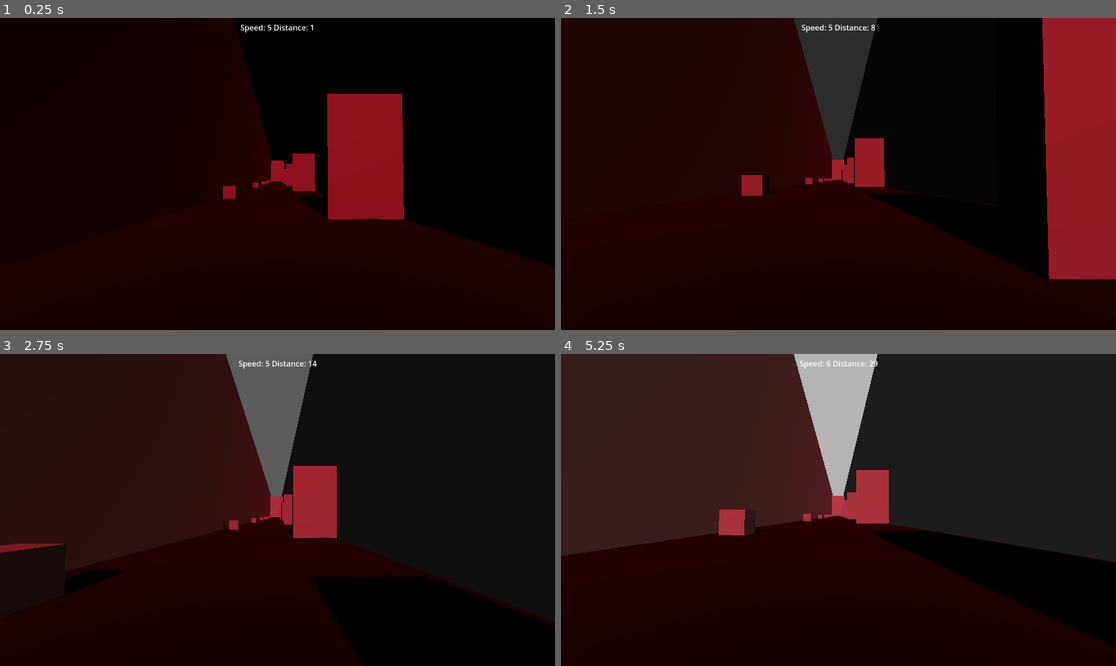
Above: before the commit, frames 1-4 (two rows, left to right).
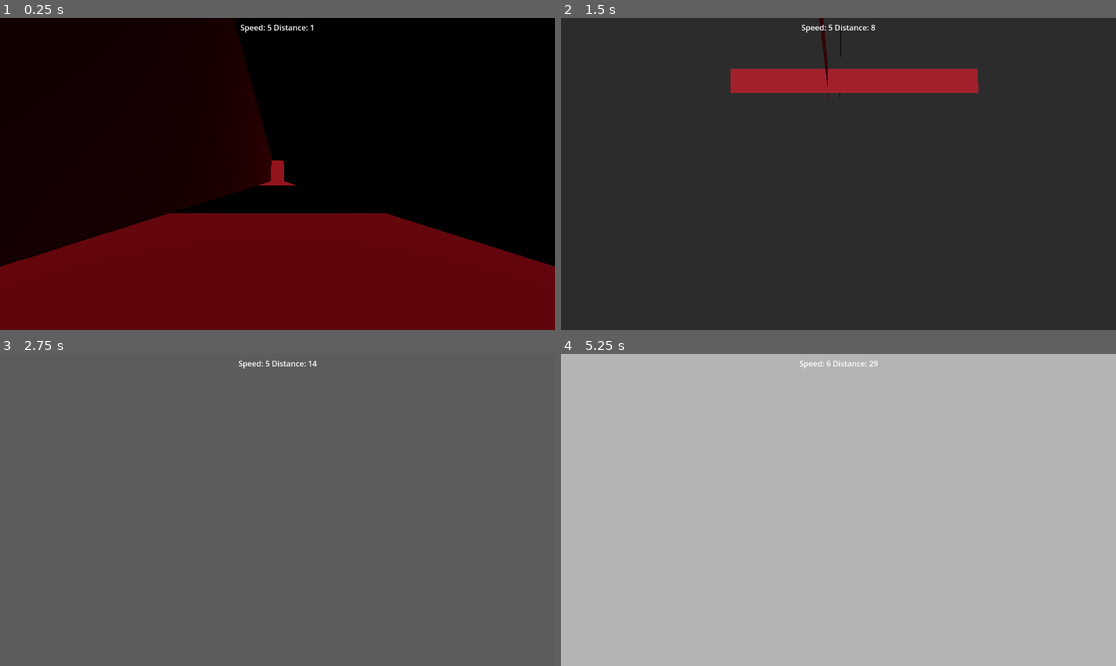
Above: after the commit, the same moments.

Repository: finalsabbath/3d-runner
Game: Godot game, scene res://scenes/world.tscn
The game is run twice, just before and just after one commit, with the same random seed, the same clock (stepped at 60 frames per second) and the same inputs.
Inputs:
- Up to frame 1 (0.25 s): no input
- Up to frame 2 (1.5 s): hold Right (move_right) 0.53-1.28 s; tap Ctrl (slide) at 0.6, 1.35 s; tap Space (jump) at 0.77 s; hold Down (ui_down) from 1.28 s (still down)
- Up to frame 3 (2.75 s): tap Space (jump) at 1.52 s; release Down (ui_down) at 2.03 s; hold Right (move_right) from 2.03 s (still down); tap Ctrl (slide) at 2.1 s
- Up to frame 4 (5.25 s): release Right (move_right) at 2.78 s; hold Up (ui_up) 2.78-3.53 s; tap Ctrl (slide) every 0.75 s from 2.85 to 5.1 s; tap Space (jump) at 3.02, 3.77, 4.52 s; hold Left (move_left) 3.53-5.03 s; hold Down (ui_down) from 5.03 s (still down)

The runs differ from the first frame. In frame 1, 40% of the frame differs, in the area x 0-100%, y 24-100%; in frame 2, 97%, in the area x 0-100%, y 0-100%; in frame 3, 96%; in frame 4, 96%.

Commit message:
working on refactoring terrain gen a bit.  Not working at the moment

Diff:
--- /dev/null
+++ b/3d-runner/old_terrain/pit_0.tscn
@@ -0,0 +1,22 @@
+[gd_scene load_steps=4 format=3 uid="uid://d08xbuanbyfuu"]
+
+[sub_resource type="StandardMaterial3D" id="StandardMaterial3D_10aqq"]
+albedo_color = Color(0.28485, 0.28485, 0.28485, 1)
+metallic = 1.0
+normal_enabled = true
+uv1_scale = Vector3(8, 8, 8)
+
+[sub_resource type="PlaneMesh" id="PlaneMesh_rwgxs"]
+material = SubResource("StandardMaterial3D_10aqq")
+size = Vector2(20, 20)
+
+[sub_resource type="ConcavePolygonShape3D" id="ConcavePolygonShape3D_aq86s"]
+data = PackedVector3Array(50, 0, 10, -50, 0, 10, 50, 0, -10, -50, 0, 10, -50, 0, -10, 50, 0, -10)
+
+[node name="Terrain_0" type="MeshInstance3D"]
+mesh = SubResource("PlaneMesh_rwgxs")
+
+[node name="Floor" type="StaticBody3D" parent="." groups=["walls"]]
+
+[node name="CollisionShape3D" type="CollisionShape3D" parent="Floor"]
+shape = SubResource("ConcavePolygonShape3D_aq86s")
--- a/3d-runner/scenes/terrain_controller.gd
+++ b/3d-runner/scenes/terrain_controller.gd
@@ -4,7 +4,7 @@
 ## Holds the catalog of loaded terrian block scenes
 var TerrainBlocks: Array = []
 ## The set of terrian blocks which are currently rendered to viewport
-var terrain_belt: Array[MeshInstance3D] = []
+var terrain_belt: Array[Node3D] = []
 ## The number of blocks to keep rendered to the viewport
 @export var num_terrain_blocks = 16
 ## Path to directory holding the terrain block scenes
@@ -22,18 +22,18 @@
 func _init_blocks(number_of_blocks: int) -> void:
 	for block_index in number_of_blocks:
 		var block = TerrainBlocks.pick_random().instantiate()
+		add_child(block)
 		if block_index == 0:
-			block.position.z = block.mesh.size.y/2
+			block.position.z = block.mesh.mesh.size.y/2
 		else:
 			_append_to_far_edge(terrain_belt[block_index-1], block)
-		add_child(block)
 		terrain_belt.append(block)
 
 func _progress_terrain(delta: float) -> void:
 	for block in terrain_belt:
 		block.position.z += GameStats.terrain_velocity * delta
 
-	if terrain_belt[0].position.z >= terrain_belt[0].mesh.size.y/2:
+	if terrain_belt[0].position.z >= terrain_belt[0].mesh.mesh.size.y/2:
 		var last_terrain = terrain_belt[-1]
 		var first_terrain = terrain_belt.pop_front()
 
@@ -43,8 +43,10 @@
 		terrain_belt.append(block)
 		first_terrain.queue_free()
 
-func _append_to_far_edge(target_block: MeshInstance3D, appending_block: MeshInstance3D) -> void:
-	appending_block.position.z = (target_block.position.z+1) - target_block.mesh.size.y/2 - appending_block.mesh.size.y/2
+func _append_to_far_edge(target_block: Node3D, appending_block: Node3D) -> void:
+	await appending_block.ready
+	appending_block.position.z = (target_block.position.z+10)   #FIX THIS LATER, WAS = target_block.mesh.mesh.size.z/2 - appending_block.mesh.mesh.size.z/2
+	print(appending_block.position.z)
 
 func _load_terrain_scenes(target_path: String) -> void:
 	var dir = DirAccess.open(target_path)
--- a/3d-runner/scenes/world.tscn
+++ b/3d-runner/scenes/world.tscn
@@ -21,6 +21,7 @@
 tonemap_mode = 2
 glow_enabled = true
 volumetric_fog_enabled = true
+volumetric_fog_density = 0.1787
 volumetric_fog_albedo = Color(0.245606, 0.06798, 0.0795562, 1)
 volumetric_fog_ambient_inject = 4.16
 
@@ -36,7 +37,7 @@
 shadow_enabled = true
 
 [node name="Player" parent="." instance=ExtResource("2_qfnet")]
-transform = Transform3D(1, 0, 0, 0, 1, 0, 0, 0, 1, 0, 1.1, 0.337935)
+transform = Transform3D(1, 0, 0, 0, 1, 0, 0, 0, 1, 0, 2.52962, 0.337935)
 
 [node name="TerrainController" parent="." instance=ExtResource("2_rwgxs")]
 
--- /dev/null
+++ b/3d-runner/terrain_blocks/pit_1.tscn
@@ -0,0 +1,26 @@
+[gd_scene load_steps=5 format=3 uid="uid://dm0jphsphjj5h"]
+
+[ext_resource type="Script" uid="uid://cf86rattc3vm1" path="res://terrain_scripts/pit_1.gd" id="1_611o0"]
+[ext_resource type="PackedScene" uid="uid://dy7246qt6328y" path="res://scenes/player.tscn" id="2_328rn"]
+
+[sub_resource type="BoxShape3D" id="BoxShape3D_g74f0"]
+size = Vector3(20, 0, 20)
+
+[sub_resource type="BoxMesh" id="BoxMesh_611o0"]
+size = Vector3(20, 0, 20)
+
+[node name="Pit1" type="Node3D"]
+script = ExtResource("1_611o0")
+
+[node name="StaticBody3D" type="StaticBody3D" parent="."]
+
+[node name="Collision" type="CollisionShape3D" parent="StaticBody3D"]
+unique_name_in_owner = true
+shape = SubResource("BoxShape3D_g74f0")
+
+[node name="Mesh" type="MeshInstance3D" parent="StaticBody3D"]
+unique_name_in_owner = true
+mesh = SubResource("BoxMesh_611o0")
+
+[node name="Player" parent="." instance=ExtResource("2_328rn")]
+transform = Transform3D(1, 0, 0, 0, 1, 0, 0, 0, 1, 0, 4.325, 0)
--- /dev/null
+++ b/3d-runner/terrain_scripts/pit_1.gd
@@ -0,0 +1,16 @@
+extends Node3D
+
+@onready var mesh: MeshInstance3D = %Mesh
+@onready var collision: CollisionShape3D = %Collision
+
+var block_details: Dictionary
+
+func _ready() -> void:
+	pass
+
+func get_block_details() -> Dictionary:
+	if not ready:
+		await ready
+	block_details["mesh_y"] = mesh.mesh.size.y/2
+
+	return block_details
Not shown: 3 places in 3d-runner/old_terrain/terrain_0.tscn that only renumber resources
Not shown, added: 3d-runner/terrain_scripts/pit_1.gd.uid
